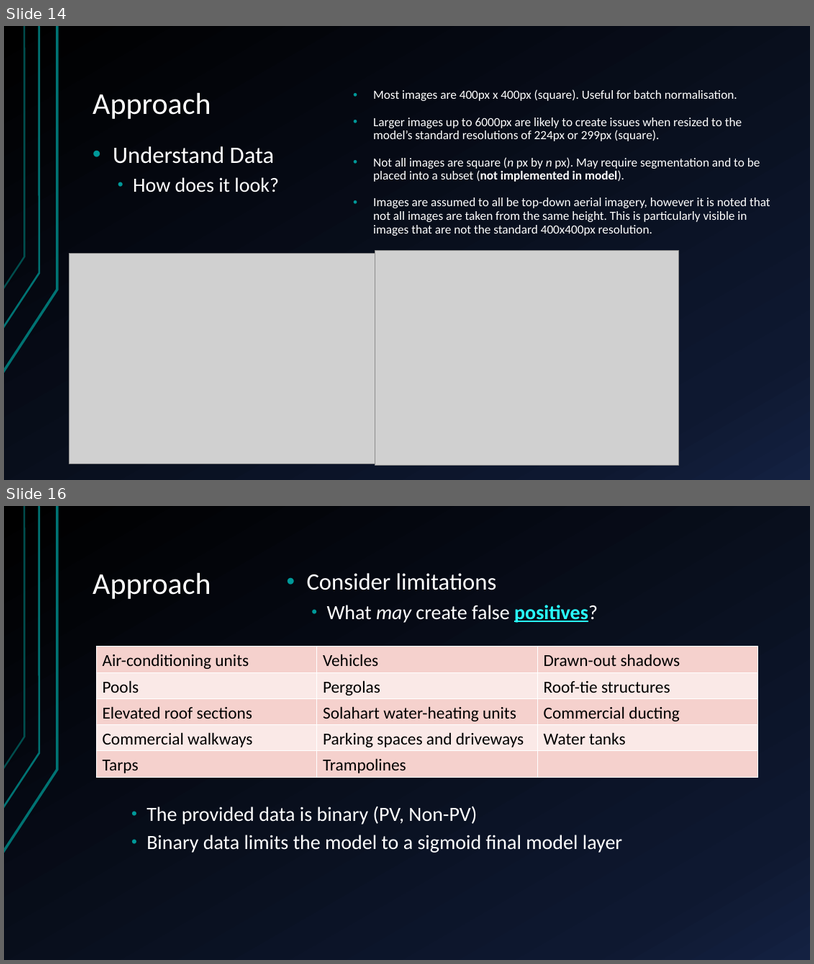
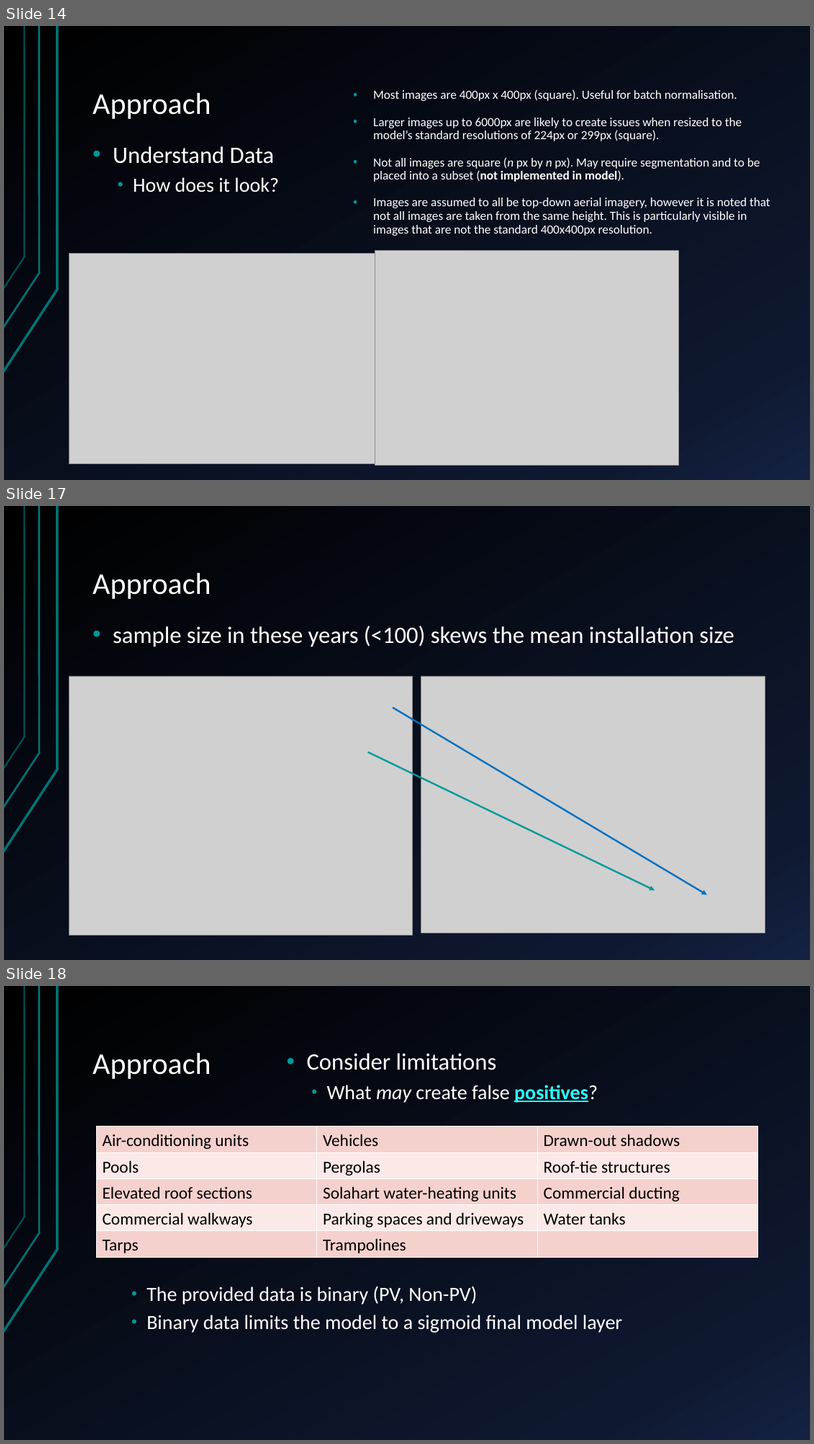
Before and after one commit to sofiary/teamunicornn, a slide deck: Western Power Hack-a-Gig Presentation.pptx. Shown one above the other, each under a label of ours: slides 14 and 16 before the commit, slides 14, 17 and 18 after it; the slides between them are not shown. The pictures are 814x964 and 814x1444 pixels, drawn with LibreOffice and Linux fonts; fonts in the diff are those of the drawing; grey boxes stand for pictures. Boxes give left, top, right and bottom in pixels: in the first picture for what was removed or moved away, otherwise in the second. Text is boxed around its words. In the diff, an @@ line names an element or a change of style, - is before the commit and + after.

```diff
--- a/Western Power Hack-a-Gig Presentation.pptx
+++ b/Western Power Hack-a-Gig Presentation.pptx
@@ slide 17 added at [4,506,810,960], background gradient #000000 to #0F1931 to #142242; not listed: 3 template elements that a slide beside it also shows @@
@@ title added at [93,573,211,599], 36 pt, text #FFFFFF @@
+Approach
@@ text added at [113,626,735,647], 28 pt, text #FFFFFF @@
+• sample size in these years (<100) skews the mean installation size
@@ picture added at [69,676,412,934] @@
@@ picture added at [422,676,765,932] @@
@@ arrow added from (393, 708) to (707, 894), #0070C0 2 pt @@
@@ arrow added from (368, 752) to (655, 890), #009999 2 pt @@
@@ what was slide 16 is now slide 18 @@
```
Also in this commit, not shown: 6 slides changed, 1 other slide added.
